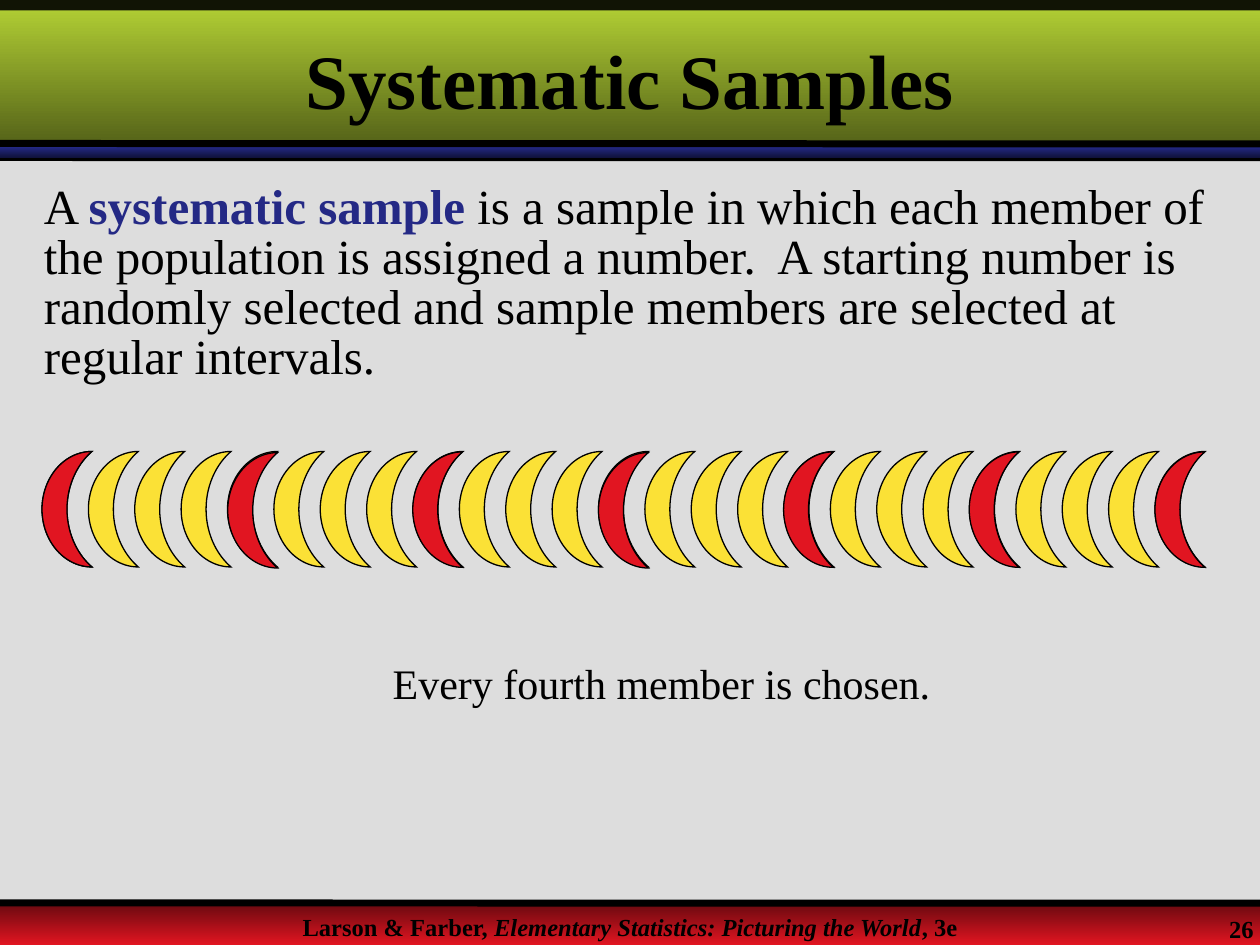
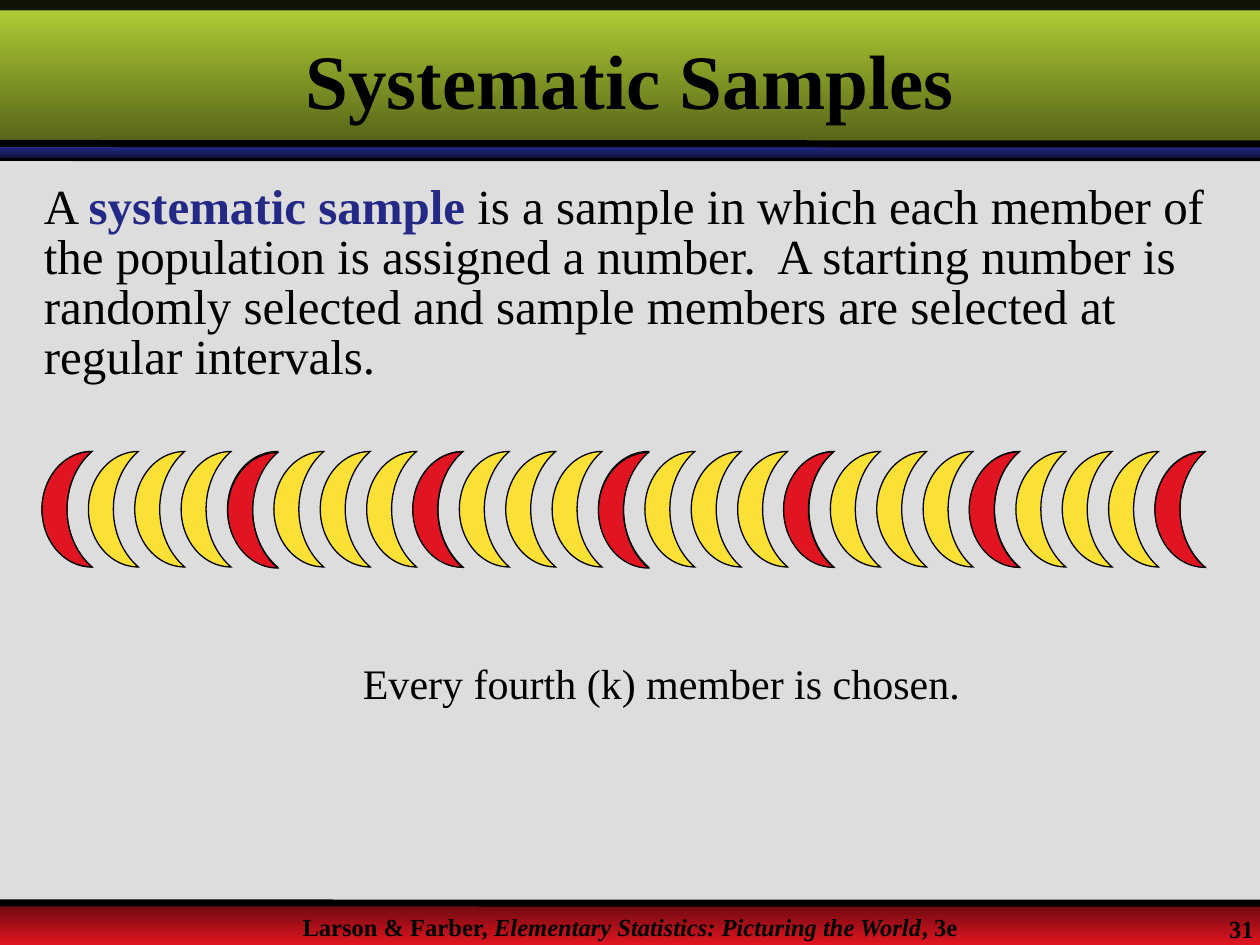
Before and after one commit to MMabaso/Quantitative-Techniques-Lecture, a slide deck: slide 31 of QTS105D/Lecture1.pptx (slide 26 before the commit). Drawn at 1260x945 pixels with LibreOffice and Linux fonts; fonts in the diff are those of the drawing; background and template pictures are left out. Boxes give left, top, right and bottom in pixels: in the first picture for what was removed or moved away, otherwise in the second. Text is boxed around its words. In the diff, an @@ line names an element or a change of style, - is before the commit and + after.

```diff
--- a/QTS105D/Lecture1.pptx
+++ b/QTS105D/Lecture1.pptx
@@ text at (363, 669, 960, 708): text changed @@
-Every fourth member is chosen.
+Every fourth (k) member is chosen.
@@ page number at (1229, 921, 1254, 943): text changed @@
-26
+31
```
Also in this commit, not shown: 9 other slides changed, 9 slides added, 2 slides removed.
